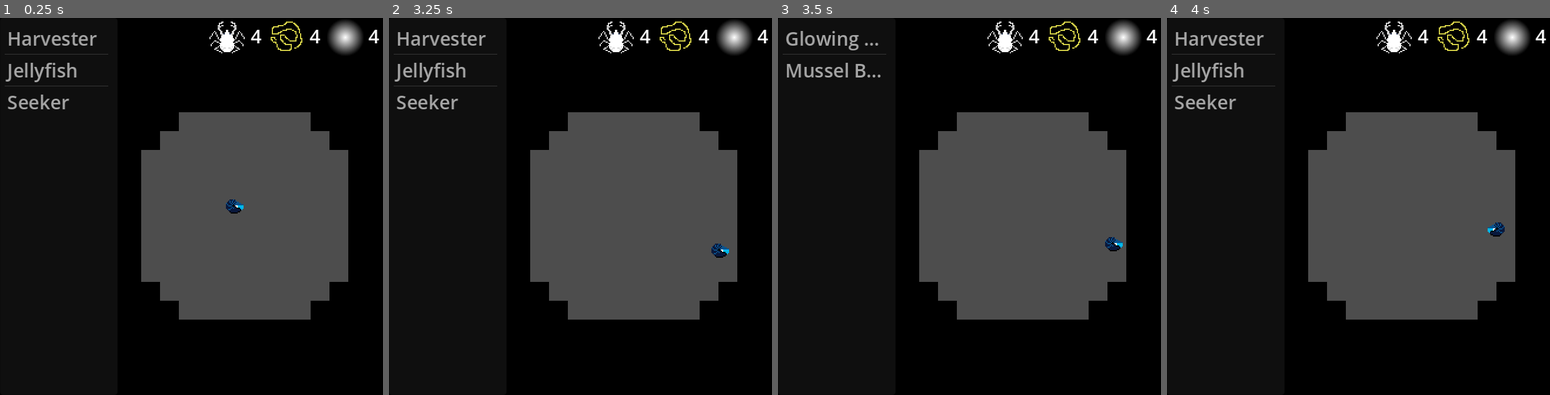
Above: before the commit, frames 1-4 (left to right).
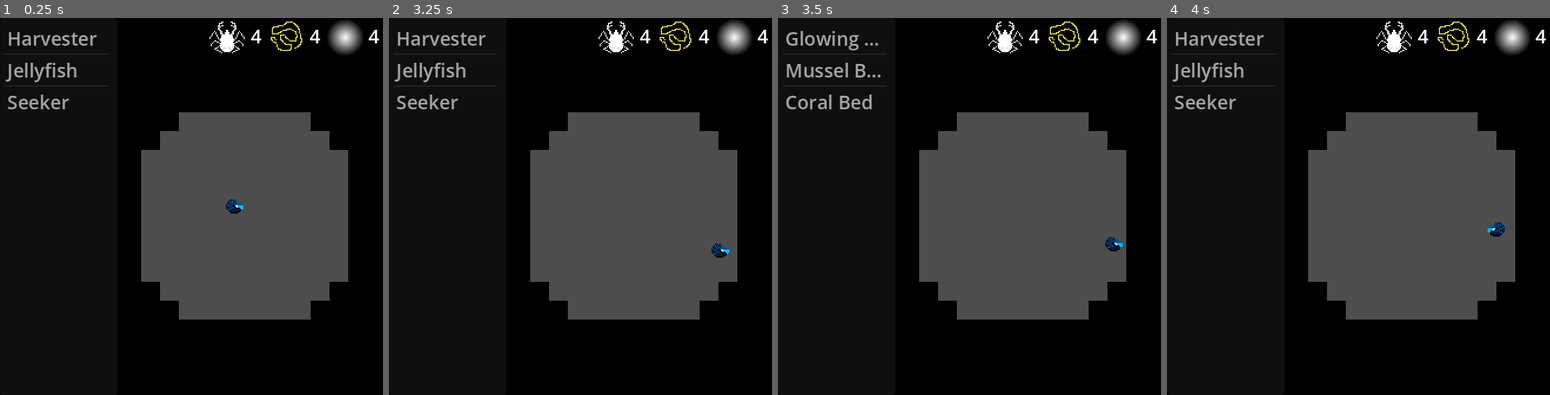
Above: after the commit, the same moments.

Repository: the-alex-g/LD54
Game: Godot game, scene res://world/world.tscn
Same seed, same stepped clock (60 frames per second), same inputs: the game is played once before the commit and once after it.
Inputs (mouse positions are in pixels of both pictures, inside the frame that each line leads up to):
- Up to frame 1 (0.25 s): no input
- Up to frame 2 (3.25 s): tap Enter at 0.5 s; move the mouse to (726, 187) at 0.52 s; hold D (right) 0.53-1.28 s; tap Space (attack) at 0.6, 2.1 s; click (726, 187) at 0.67 s; move the mouse to (530, 225) at 1.27 s; hold S (down) 1.28-2.03 s; tap Shift (use_gate) at 1.35, 2.85 s; move the mouse to (672, 123) at 2.02 s; hold D (right) 2.03-2.78 s; move the mouse to (599, 281) at 2.77 s; hold W (up) from 2.78 s (still down); click (599, 281) at 2.92 s
- Up to frame 3 (3.5 s): keep holding W (up)
- Up to frame 4 (4 s): move the mouse to (1542, 263) at 3.52 s; release W (up) at 3.53 s; hold A (left) from 3.53 s (still down); tap Space (attack) at 3.6 s

Frames 1-2 are identical in both runs. In frame 3, 0.4% of the frame differs, in the area x 1-29%, y 17-25%; in frame 4, nothing differs.

Commit message:
Add new constructions and construction art

Diff:
--- /dev/null
+++ b/project/constructions/coral_bed.tscn
@@ -0,0 +1,28 @@
+[gd_scene load_steps=4 format=3 uid="uid://h20y4phdujvb"]
+
+[ext_resource type="Script" path="res://constructions/generator.gd" id="1_ba886"]
+[ext_resource type="Texture2D" uid="uid://c4g7j8a2hcggl" path="res://constructions/images/coral_bed.png" id="2_85l3s"]
+
+[sub_resource type="SpriteFrames" id="SpriteFrames_tyog6"]
+animations = [{
+"frames": [{
+"duration": 1.0,
+"texture": ExtResource("2_85l3s")
+}],
+"loop": true,
+"name": &"default",
+"speed": 5.0
+}]
+
+[node name="CoralBed" type="Node2D"]
+script = ExtResource("1_ba886")
+resources = {
+"chitin": 1,
+"light": 1,
+"threads": 1
+}
+
+[node name="AnimatedSprite2D" type="AnimatedSprite2D" parent="."]
+texture_filter = 1
+sprite_frames = SubResource("SpriteFrames_tyog6")
+autoplay = "default"
--- a/project/constructions/jellyfish.gd
+++ b/project/constructions/jellyfish.gd
@@ -26,5 +26,5 @@
 func _on_area_2d_area_entered(area:Area2D)->void:
 	if area is Enemy:
 		area.kill()
-		if randi() % 2 == 0:
+		if area.global_position.y < area.global_position.y:
 			kill()
--- a/project/constructions/jellyfish.tscn
+++ b/project/constructions/jellyfish.tscn
@@ -1,8 +1,60 @@
-[gd_scene load_steps=3 format=3 uid="uid://c71ejr38c84hw"]
+[gd_scene load_steps=11 format=3 uid="uid://c71ejr38c84hw"]
 
 [ext_resource type="Script" path="res://constructions/jellyfish.gd" id="1_2p78t"]
+[ext_resource type="Texture2D" uid="uid://dypddmuc0b217" path="res://constructions/images/jellyfish.png" id="2_3rrr4"]
 
-[sub_resource type="CircleShape2D" id="CircleShape2D_edofl"]
+[sub_resource type="RectangleShape2D" id="RectangleShape2D_h5vp7"]
+size = Vector2(8, 16)
+
+[sub_resource type="AtlasTexture" id="AtlasTexture_hqqoc"]
+atlas = ExtResource("2_3rrr4")
+region = Rect2(0, 0, 16, 16)
+
+[sub_resource type="AtlasTexture" id="AtlasTexture_qaadv"]
+atlas = ExtResource("2_3rrr4")
+region = Rect2(16, 0, 16, 16)
+
+[sub_resource type="AtlasTexture" id="AtlasTexture_geahy"]
+atlas = ExtResource("2_3rrr4")
+region = Rect2(0, 16, 16, 16)
+
+[sub_resource type="AtlasTexture" id="AtlasTexture_dwo3w"]
+atlas = ExtResource("2_3rrr4")
+region = Rect2(16, 16, 16, 16)
+
+[sub_resource type="AtlasTexture" id="AtlasTexture_kx626"]
+atlas = ExtResource("2_3rrr4")
+region = Rect2(0, 32, 16, 16)
+
+[sub_resource type="AtlasTexture" id="AtlasTexture_0x1tp"]
+atlas = ExtResource("2_3rrr4")
+region = Rect2(16, 32, 16, 16)
+
+[sub_resource type="SpriteFrames" id="SpriteFrames_i40ho"]
+animations = [{
+"frames": [{
+"duration": 1.0,
+"texture": SubResource("AtlasTexture_hqqoc")
+}, {
+"duration": 1.0,
+"texture": SubResource("AtlasTexture_qaadv")
+}, {
+"duration": 1.0,
+"texture": SubResource("AtlasTexture_geahy")
+}, {
+"duration": 1.0,
+"texture": SubResource("AtlasTexture_dwo3w")
+}, {
+"duration": 1.0,
+"texture": SubResource("AtlasTexture_kx626")
+}, {
+"duration": 1.0,
+"texture": SubResource("AtlasTexture_0x1tp")
+}],
+"loop": true,
+"name": &"default",
+"speed": 5.0
+}]
 
 [node name="Jellyfish" type="Node2D"]
 script = ExtResource("1_2p78t")
@@ -10,6 +62,12 @@
 [node name="Area2D" type="Area2D" parent="."]
 
 [node name="CollisionShape2D" type="CollisionShape2D" parent="Area2D"]
-shape = SubResource("CircleShape2D_edofl")
+position = Vector2(0, 1)
+shape = SubResource("RectangleShape2D_h5vp7")
+
+[node name="AnimatedSprite2D" type="AnimatedSprite2D" parent="."]
+texture_filter = 1
+sprite_frames = SubResource("SpriteFrames_i40ho")
+autoplay = "default"
 
 [connection signal="area_entered" from="Area2D" to="." method="_on_area_2d_area_entered"]
--- /dev/null
+++ b/project/constructions/jellyfish_spawn.tscn
@@ -0,0 +1,43 @@
+[gd_scene load_steps=7 format=3 uid="uid://c7lda0b0qgesp"]
+
+[ext_resource type="Texture2D" uid="uid://duosiy5or5kq7" path="res://constructions/images/jellyfish_spawn.png" id="1_kbb4i"]
+[ext_resource type="Script" path="res://constructions/spawner.gd" id="1_p5csr"]
+
+[sub_resource type="AtlasTexture" id="AtlasTexture_vs1v0"]
+atlas = ExtResource("1_kbb4i")
+region = Rect2(0, 0, 16, 16)
+
+[sub_resource type="AtlasTexture" id="AtlasTexture_a5jmr"]
+atlas = ExtResource("1_kbb4i")
+region = Rect2(16, 0, 16, 16)
+
+[sub_resource type="AtlasTexture" id="AtlasTexture_ru2ha"]
+atlas = ExtResource("1_kbb4i")
+region = Rect2(0, 16, 16, 16)
+
+[sub_resource type="SpriteFrames" id="SpriteFrames_b0sds"]
+animations = [{
+"frames": [{
+"duration": 1.0,
+"texture": SubResource("AtlasTexture_vs1v0")
+}, {
+"duration": 1.0,
+"texture": SubResource("AtlasTexture_a5jmr")
+}, {
+"duration": 1.0,
+"texture": SubResource("AtlasTexture_ru2ha")
+}],
+"loop": true,
+"name": &"default",
+"speed": 5.0
+}]
+
+[node name="JellyfishSpawn" type="Node2D"]
+script = ExtResource("1_p5csr")
+path = "res://constructions/jellyfish.tscn"
+max_children = 1
+
+[node name="AnimatedSprite2D" type="AnimatedSprite2D" parent="."]
+texture_filter = 1
+sprite_frames = SubResource("SpriteFrames_b0sds")
+autoplay = "default"
--- a/project/constructions/seeker.gd
+++ b/project/constructions/seeker.gd
@@ -9,12 +9,13 @@
 
 func _process(delta:float)->void:
 	if is_instance_valid(target):
+		_sprite.look_at(target.global_position)
 		if global_position.distance_squared_to(target.global_position) > 5.0:
 			global_position = lerp(global_position, target.global_position, 0.9 * delta)
 		if target.global_position.x < global_position.x:
-			_sprite.flip_h = true
+			_sprite.flip_v = true
 		else:
-			_sprite.flip_h = false
+			_sprite.flip_v = false
 	else:
 		_find_new_target()
 
--- a/project/constructions/seeker_spawn.tscn
+++ b/project/constructions/seeker_spawn.tscn
@@ -1,9 +1,65 @@
-[gd_scene load_steps=2 format=3 uid="uid://bux0ac5730lfs"]
+[gd_scene load_steps=10 format=3 uid="uid://bux0ac5730lfs"]
 
 [ext_resource type="Script" path="res://constructions/spawner.gd" id="1_qlwea"]
+[ext_resource type="Texture2D" uid="uid://drbj58m5effpq" path="res://constructions/images/seeker_spawn.png" id="2_eph60"]
+
+[sub_resource type="AtlasTexture" id="AtlasTexture_47dqc"]
+atlas = ExtResource("2_eph60")
+region = Rect2(0, 0, 16, 16)
+
+[sub_resource type="AtlasTexture" id="AtlasTexture_pd7rn"]
+atlas = ExtResource("2_eph60")
+region = Rect2(16, 0, 16, 16)
+
+[sub_resource type="AtlasTexture" id="AtlasTexture_ieq13"]
+atlas = ExtResource("2_eph60")
+region = Rect2(0, 16, 16, 16)
+
+[sub_resource type="AtlasTexture" id="AtlasTexture_yxb2n"]
+atlas = ExtResource("2_eph60")
+region = Rect2(16, 16, 16, 16)
+
+[sub_resource type="AtlasTexture" id="AtlasTexture_rlvkv"]
+atlas = ExtResource("2_eph60")
+region = Rect2(0, 32, 16, 16)
+
+[sub_resource type="AtlasTexture" id="AtlasTexture_a60y0"]
+atlas = ExtResource("2_eph60")
+region = Rect2(16, 32, 16, 16)
+
+[sub_resource type="SpriteFrames" id="SpriteFrames_di7on"]
+animations = [{
+"frames": [{
+"duration": 5.0,
+"texture": SubResource("AtlasTexture_47dqc")
+}, {
+"duration": 1.0,
+"texture": SubResource("AtlasTexture_pd7rn")
+}, {
+"duration": 1.0,
+"texture": SubResource("AtlasTexture_ieq13")
+}, {
+"duration": 1.0,
+"texture": SubResource("AtlasTexture_yxb2n")
+}, {
+"duration": 1.0,
+"texture": SubResource("AtlasTexture_rlvkv")
+}, {
+"duration": 1.0,
+"texture": SubResource("AtlasTexture_a60y0")
+}],
+"loop": true,
+"name": &"default",
+"speed": 5.0
+}]
 
 [node name="SeekerSpawner" type="Node2D"]
 script = ExtResource("1_qlwea")
 path = "res://constructions/seeker.tscn"
-frequency = 5
-max_children = 5
+frequency = 2
+max_children = 1
+
+[node name="AnimatedSprite2D" type="AnimatedSprite2D" parent="."]
+texture_filter = 1
+sprite_frames = SubResource("SpriteFrames_di7on")
+autoplay = "default"
--- a/project/constructions/thread_gate.tscn
+++ b/project/constructions/thread_gate.tscn
@@ -1,9 +1,39 @@
-[gd_scene load_steps=3 format=3 uid="uid://cshkw0cn2p6uy"]
+[gd_scene load_steps=8 format=3 uid="uid://cshkw0cn2p6uy"]
 
 [ext_resource type="Script" path="res://constructions/thread_gate.gd" id="1_2ykpc"]
+[ext_resource type="Texture2D" uid="uid://dk70st7hmvfyy" path="res://constructions/images/thread_gate.png" id="2_b50nt"]
 
 [sub_resource type="RectangleShape2D" id="RectangleShape2D_ejand"]
 size = Vector2(16, 32)
+
+[sub_resource type="AtlasTexture" id="AtlasTexture_dlvur"]
+atlas = ExtResource("2_b50nt")
+region = Rect2(0, 0, 16, 32)
+
+[sub_resource type="AtlasTexture" id="AtlasTexture_pqk6m"]
+atlas = ExtResource("2_b50nt")
+region = Rect2(16, 0, 16, 32)
+
+[sub_resource type="AtlasTexture" id="AtlasTexture_m1g8p"]
+atlas = ExtResource("2_b50nt")
+region = Rect2(0, 32, 16, 32)
+
+[sub_resource type="SpriteFrames" id="SpriteFrames_s0nbk"]
+animations = [{
+"frames": [{
+"duration": 1.0,
+"texture": SubResource("AtlasTexture_dlvur")
+}, {
+"duration": 1.0,
+"texture": SubResource("AtlasTexture_pqk6m")
+}, {
+"duration": 1.0,
+"texture": SubResource("AtlasTexture_m1g8p")
+}],
+"loop": true,
+"name": &"default",
+"speed": 5.0
+}]
 
 [node name="ThreadGate" type="Node2D"]
 script = ExtResource("1_2ykpc")
@@ -11,8 +41,12 @@
 [node name="Area2D" type="Area2D" parent="."]
 
 [node name="CollisionShape2D" type="CollisionShape2D" parent="Area2D"]
-position = Vector2(0, -16)
 shape = SubResource("RectangleShape2D_ejand")
+
+[node name="AnimatedSprite2D" type="AnimatedSprite2D" parent="."]
+texture_filter = 1
+sprite_frames = SubResource("SpriteFrames_s0nbk")
+autoplay = "default"
 
 [connection signal="body_entered" from="Area2D" to="." method="_on_area_2d_body_entered"]
 [connection signal="body_exited" from="Area2D" to="." method="_on_area_2d_body_exited"]
--- a/project/hud/hud.gd
+++ b/project/hud/hud.gd
@@ -10,12 +10,14 @@
 	{"name":"Glowing Algae", "anchors":[Construction.ANCHOR_ALL], "anchors_exclude":[], "cost":{"chitin":2, "threads":2}, "path":"res://constructions/glowing_algae.tscn"},
 	{"name":"Detritivores", "anchors":[Construction.ANCHOR_BOTTOM], "anchors_exclude":[], "cost":{"light":2, "threads":2}, "path":"res://constructions/detritivores.tscn"},
 	{"name":"Mussel Bed", "anchors":[Construction.ANCHOR_BOTTOM, Construction.ANCHOR_SIDE], "anchors_exclude":[], "cost":{"light":2, "chitin":2}, "path":"res://constructions/mussel_bed.tscn"},
+	{"name":"Coral Bed", "anchors":[Construction.ANCHOR_BOTTOM, Construction.ANCHOR_SIDE], "anchors_exclude":[], "cost":{"light":3, "chitin":3, "threads":3}, "path":"res://constructions/coral_bed.tscn"},
 	{"name":"Harvester", "anchors":[Construction.ANCHOR_NONE], "anchors_exclude":[Construction.ANCHOR_ALL], "cost":{"light":2, "chitin":2, "threads":2}, "path":"res://constructions/harvester.tscn"},
 	{"name":"Jellyfish", "anchors":[Construction.ANCHOR_NONE], "anchors_exclude":[Construction.ANCHOR_ALL], "cost":{"light":3, "chitin":1, "threads":2}, "path":"res://constructions/jellyfish.tscn"},
 	{"name":"Seeker", "anchors":[Construction.ANCHOR_NONE], "anchors_exclude":[Construction.ANCHOR_ALL], "cost":{"light":3, "chitin":2, "threads":2}, "path":"res://constructions/seeker.tscn"},
 	{"name":"Harvester Spawn", "anchors":[Construction.ANCHOR_BOTTOM], "anchors_exclude":[], "cost":{"light":2, "chitin":8, "threads":8}, "path":"res://constructions/harvester_spawn.tscn"},
 	{"name":"Seeker Spawn", "anchors":[Construction.ANCHOR_BOTTOM], "anchors_exclude":[], "cost":{"light":4, "chitin":10, "threads":8}, "path":"res://constructions/seeker_spawn.tscn"},
-	{"name":"Thread Gate", "anchors":[Construction.ANCHOR_BOTTOM], "anchors_exclude":[Construction.ANCHOR_TOP], "cost":{}, "path":"res://constructions/thread_gate.tscn"}
+	{"name":"Jellyfish Spawn", "anchors":[Construction.ANCHOR_BOTTOM, Construction.ANCHOR_TOP], "anchors_exclude":[], "cost":{"light":8, "chitin":4, "threads":8}, "path":"res://constructions/jellyfish_spawn.tscn"},
+	{"name":"Thread Gate", "anchors":[Construction.ANCHOR_BOTTOM], "anchors_exclude":[Construction.ANCHOR_TOP], "cost":{"light":10, "chitin":10, "threads":20}, "path":"res://constructions/thread_gate.tscn"}
 ]
 
 var _build_location := Vector2i.ZERO
@@ -35,6 +37,7 @@
 
 func _ready()->void:
 	_update_resource_labels()
+	Color.GOLD
 
 
 func _on_world_update_anchors(anchors:Array, location:Vector2i)->void:
@@ -114,7 +117,7 @@
 		else:
 			var cost_left : int = cost[resource]
 			var index := 0
-			while cost_left < 0:
+			while cost_left > 0:
 				var sphere_index : int = _connected_spheres[index % _connected_spheres.size()]
 				_resources[sphere_index][resource] -= 1
 				cost_left -= 1
--- a/project/world/world.gd
+++ b/project/world/world.gd
@@ -110,6 +110,7 @@
 		_update_harvester_targets()
 	elif construction is Seeker:
 		_seekers[sphere_index].append(construction)
+		_update_seeker_targets()
 	elif construction is ThreadGate:
 		_connected_spheres.append(_current_sphere_index)
 		update_connected_spheres.emit(_connected_spheres)
Binary file added: project/constructions/images/coral_bed.png
Not shown, added: project/constructions/images/coral_bed.png.import
Binary file added: project/constructions/images/jellyfish.png
Not shown, added: project/constructions/images/jellyfish.png.import
Binary file added: project/constructions/images/jellyfish_spawn.png
Not shown, added: project/constructions/images/jellyfish_spawn.png.import
Binary file added: project/constructions/images/seeker_spawn.png
Not shown, added: project/constructions/images/seeker_spawn.png.import
Binary file added: project/constructions/images/thread_gate.png
Not shown, added: project/constructions/images/thread_gate.png.import
Not shown, added: raw_files/coral_bed.piskel
Not shown, added: raw_files/jellyfish.piskel
(and 3 more such lines)
